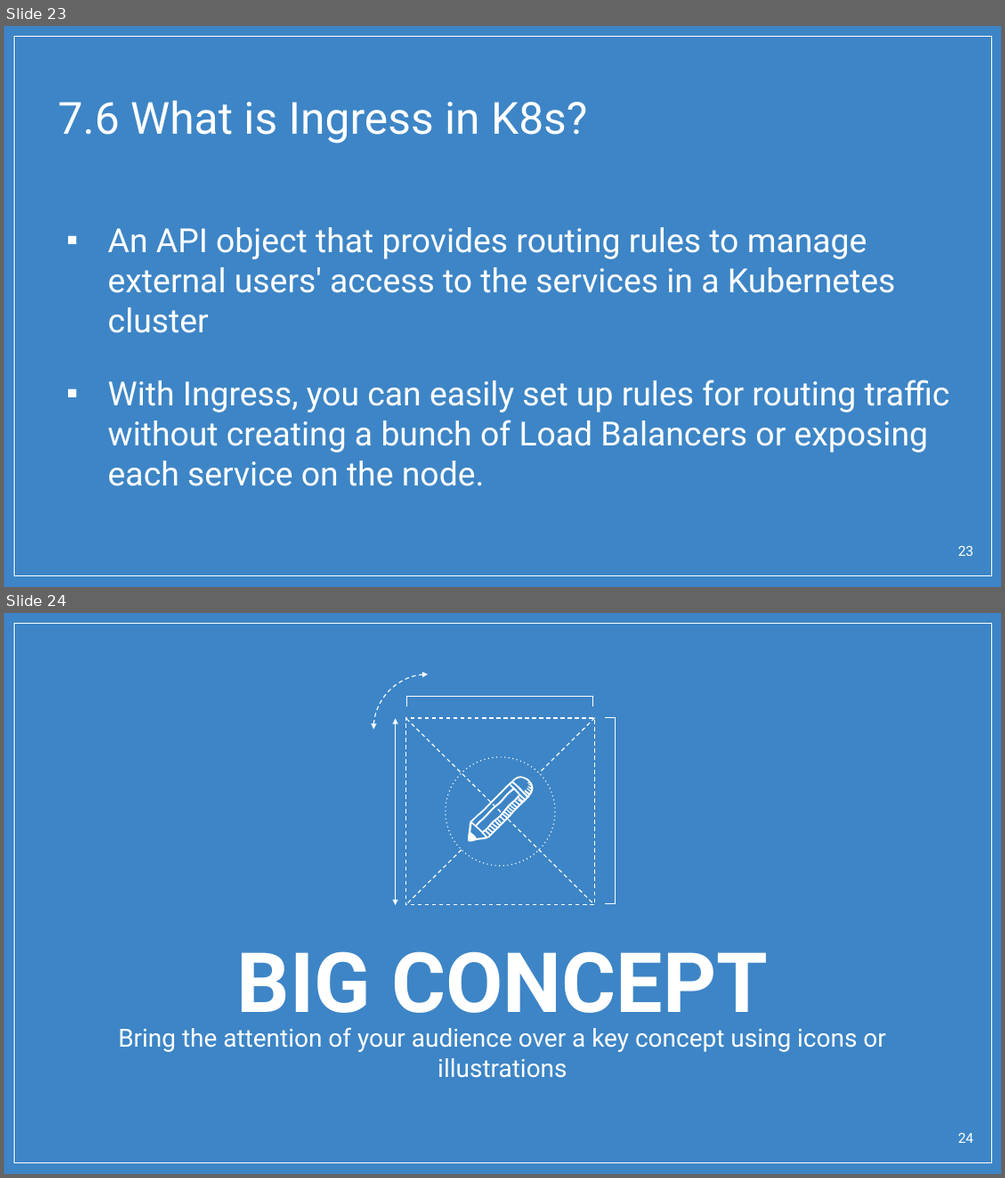
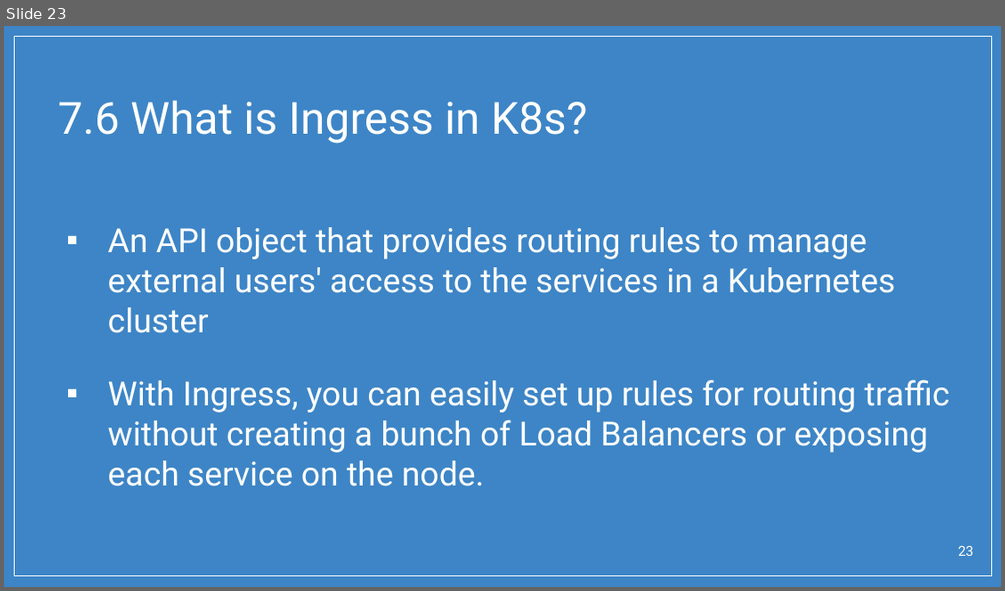
Before and after one commit to BrianChen0527/postgreSQL, a slide deck: ASUS_Docker_bootcamp/Docker Quiz.pptx. Shown one above the other, each under a label of ours: slides 23 and 24 before the commit, slide 23 after it. The pictures are 1005x1178 and 1005x591 pixels, drawn with LibreOffice and Linux fonts; fonts in the diff are those of the drawing; background and template pictures are left out. Boxes give left, top, right and bottom in pixels: in the first picture for what was removed or moved away, otherwise in the second. Text is boxed around its words. In the diff, an @@ line names an element or a change of style, - is before the commit and + after.

```diff
--- a/ASUS_Docker_bootcamp/Docker Quiz.pptx
+++ b/ASUS_Docker_bootcamp/Docker Quiz.pptx
@@ slide 24 removed at <box>4,613,1001,1174</box>, background picture (left out); not listed: 1 template element that a slide beside it also shows @@
@@ freeform shape removed at <box>468,777,534,841</box> @@
@@ group removed at <box>373,674,615,905</box>: 3 lines, 2 freeform shapes, 1 ellipse, 1 rectangle, 1 arc (boxed as its full ellipse), 1 double arrow @@
@@ title removed at <box>237,951,768,1031</box> @@
-BIG CONCEPT
@@ subtitle removed at <box>118,1027,885,1078</box> @@
-Bring the attention of your audience over a key concept using icons or illustrations
@@ page number removed at <box>958,1133,973,1143</box> @@
-24
```
Also in this commit, not shown: 7 slides added, 32 other slides removed, 1 other file.
